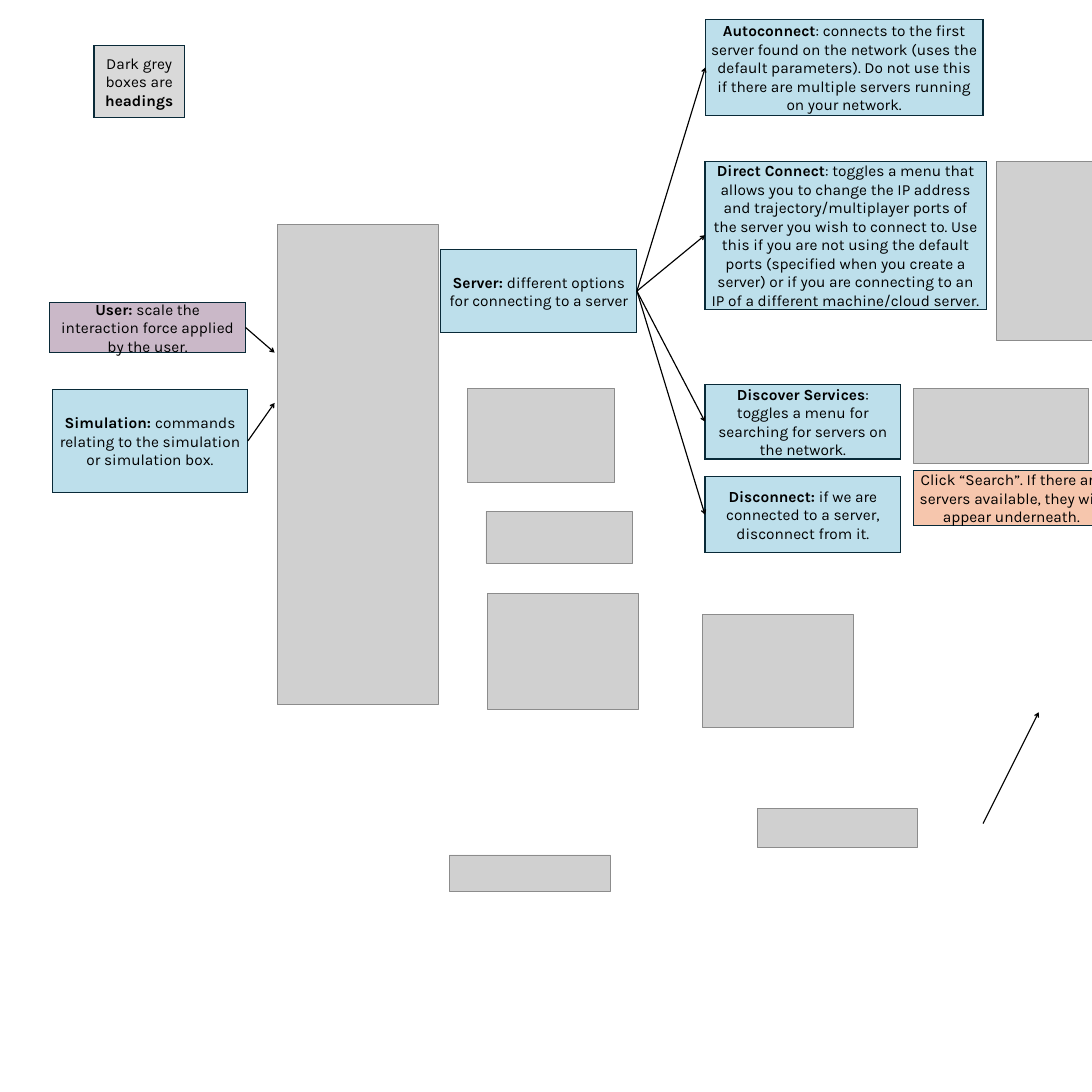
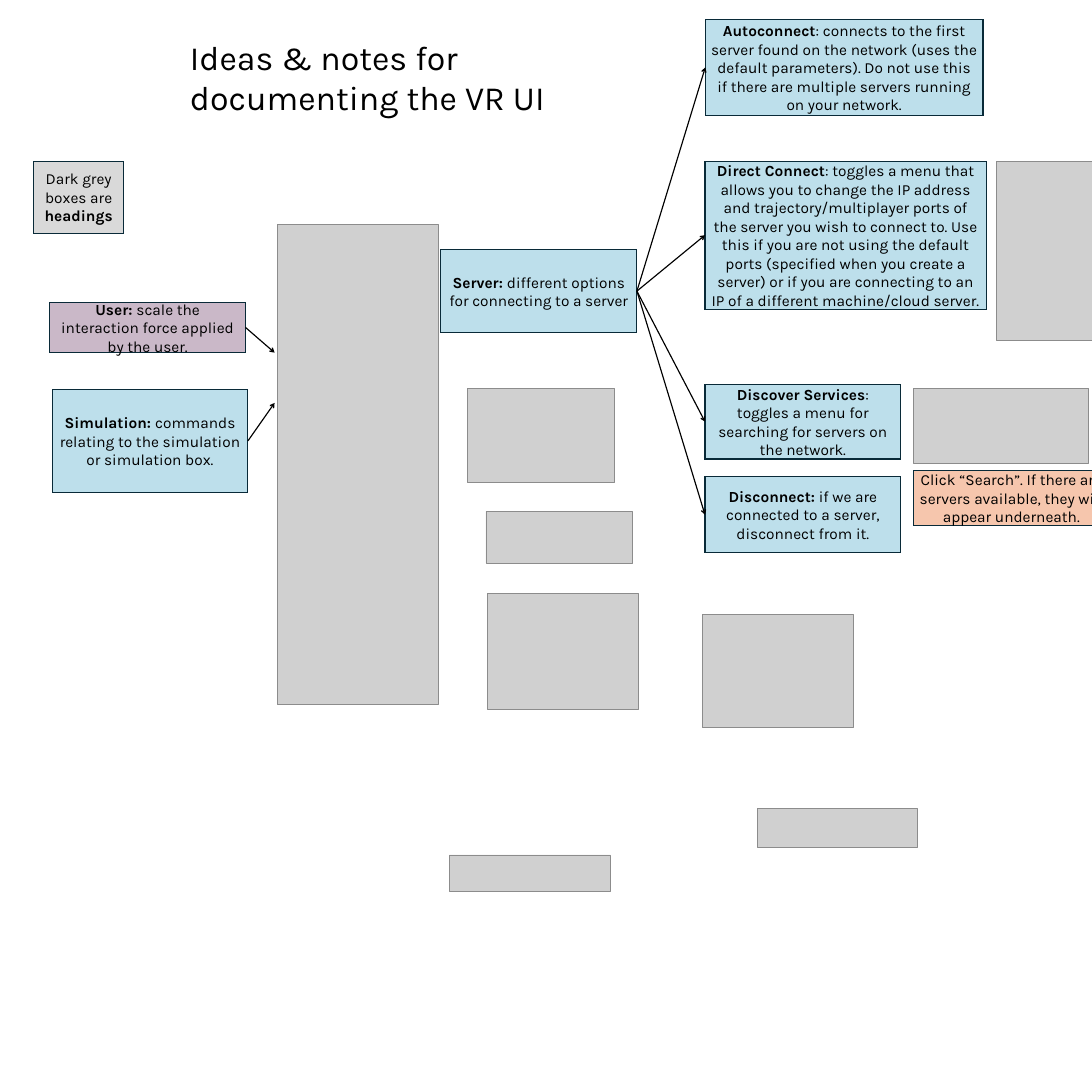
Before and after one commit to IRL2/nanover-docs, a slide deck: slide 3 of source/assets/flow-chart.pptx. Drawn at 1092x1092 pixels with LibreOffice and Linux fonts; fonts in the diff are those of the drawing; grey boxes stand for pictures; background and template pictures are left out. Boxes give left, top, right and bottom in pixels: in the first picture for what was removed or moved away, otherwise in the second. Text is boxed around its words. In the diff, an @@ line names an element or a change of style, - is before the commit and + after.

```diff
--- a/source/assets/flow-chart.pptx
+++ b/source/assets/flow-chart.pptx
@@ text added at (190,46,545,119), 44 pt, text #000000 @@
+Ideas & notes for documenting the VR UI
@@ rectangle "Dark grey boxes are headings": place and size @@
-rectangle "Dark grey boxes are headings" at (94,45,184,118)
+rectangle "Dark grey boxes are headings" at (33,161,124,233)
@@ arrow removed from (983, 824) to (1038, 712) @@
```
Also in this commit, not shown: 2 other slides changed, 2 other files.
